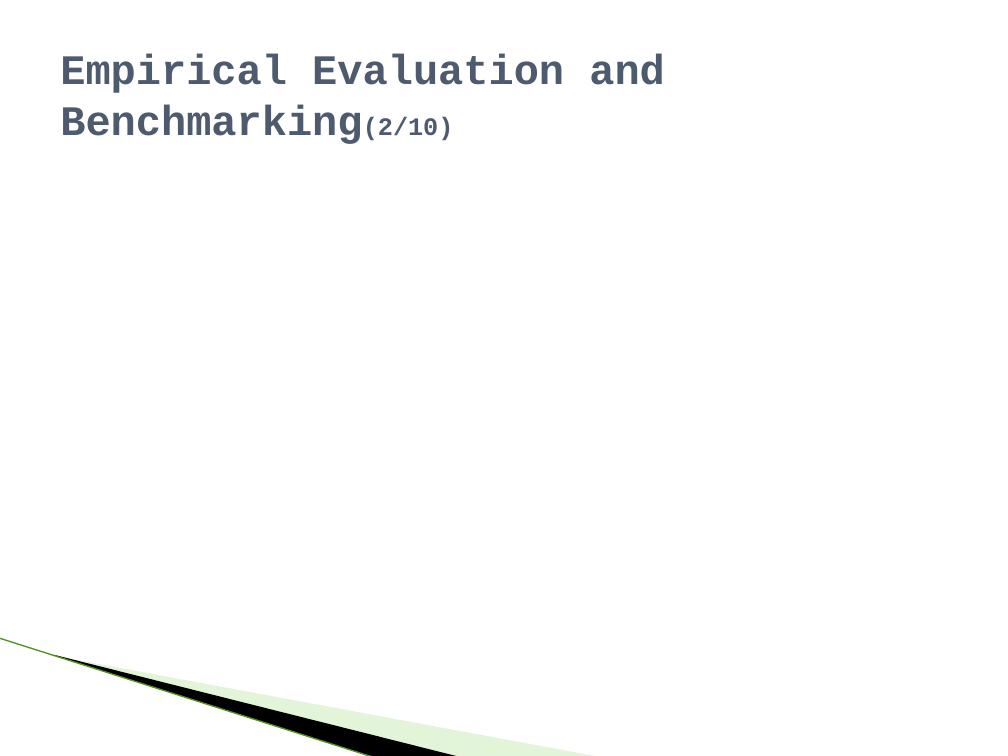
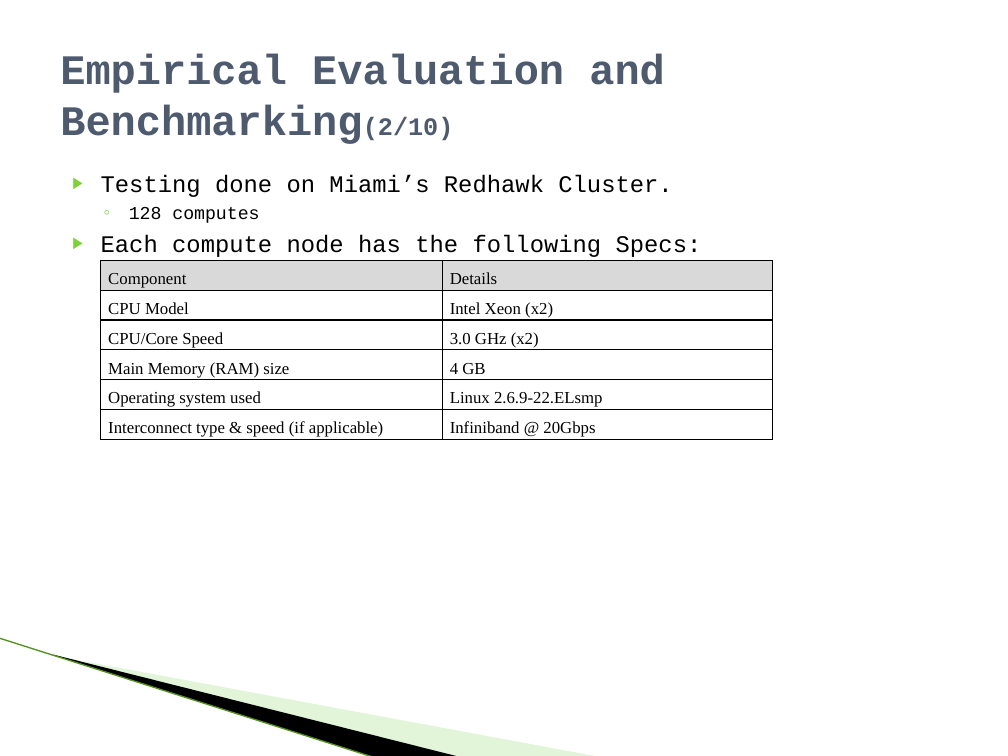
Before and after one commit to raodj/muse, a slide deck: slide 9 of Thesis/MUSE_Defense_presentation.pptx. Drawn at 1008x756 pixels with LibreOffice and Linux fonts; fonts in the diff are those of the drawing; background and template pictures are left out. Boxes give left, top, right and bottom in pixels: in the first picture for what was removed or moved away, otherwise in the second. Text is boxed around its words. In the diff, an @@ line names an element or a change of style, - is before the commit and + after.

```diff
--- a/Thesis/MUSE_Defense_presentation.pptx
+++ b/Thesis/MUSE_Defense_presentation.pptx
@@ text added at box(101, 174, 702, 257), 17 pt, text #000000 @@
+▶ Testing done on Miami’s Redhawk Cluster.
+  ◦ 128 computes
+▶ Each compute node has the following Specs:
@@ table added at box(101, 260, 773, 442), 6 rows, 2 columns @@
+Component | Details
+CPU Model | Intel Xeon (x2)
+CPU/Core Speed | 3.0 GHz (x2)
+Main Memory (RAM) size | 4 GB
+Operating system used | Linux 2.6.9-22.ELsmp
+Interconnect type & speed (if applicable) | Infiniband @ 20Gbps
```
Also in this commit, not shown: 2 other slides changed, 8 slides added, 1 other file.
